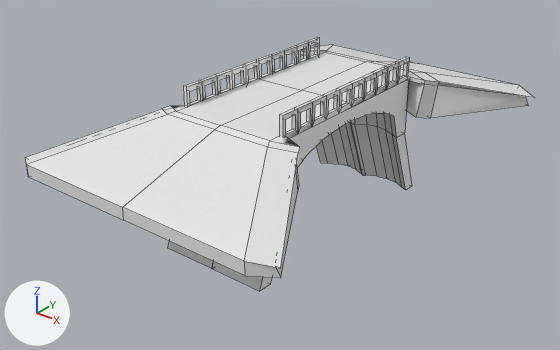
Before and after pictures for a commit that changed the FBX model Assets/Prefabs/Escenario/Puente.fbx.
Rendered twice from a camera (50 mm lens) standing at (58.7, -144.4, 38.2) and looking at (-1.1, -69.8, -8.1). Every picture has the same lights, and +X, +Y and +Z are marked at lower left. Mesh edges are drawn as thin lines. Where no turn or scale is listed for an object, it has been applied to the vertices. Vertices at the same position are counted once.

In view in the first picture: 'Puente'.
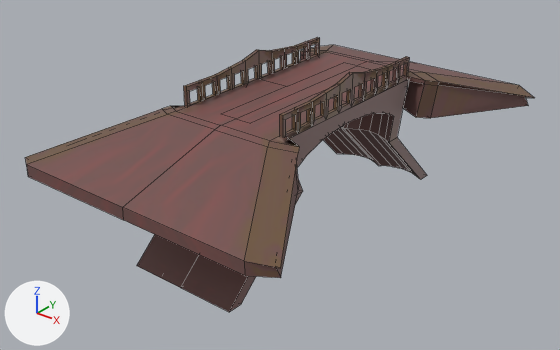
Where the newer file only moved an object's origin or applied its transform, the numbers keep the older frame.

Pixel boxes [x1, y1, x2, y2] of what changed, in the pictures (560 x 350 px):
'Puente', surface changed, reshaped (white to brown, 8% taller): before [25, 37, 534, 291]; after [25, 37, 534, 312]
part 1 of me_cube_004, built on: before [155, 45, 414, 291]; after [137, 45, 532, 312]
part 2 of me_cube_004, surface changed (white to brown): [25, 37, 534, 278] in both

The change, as a diff of the scene's bpy script:
```diff
--- a/Assets/Prefabs/Escenario/Puente.fbx.py
+++ b/Assets/Prefabs/Escenario/Puente.fbx.py
@@ img_basecolorpuente_png @@
+img_basecolorpuente_png = load_image('BaseColorPuente.png', 'Puente2.fbm/BaseColorPuente.png', 1024, 1024, 'sRGB')
@@ mat_materialpuente @@
 mat_materialpuente = principled_material('MaterialPuente')
-mat_materialpuente.base_color = (0.8, 0.8, 0.8)  # white #e7e7e7
+mat_materialpuente.texture = img_basecolorpuente_png  # with its transparency
@@ me_cube_004 @@
 # used by ob_puente; location = (0.0, -66.49, 3.5)
-me_cube_004.from_pydata(...)  # 727 vertices, 640 faces; spans x -20.5..20.5, y -31.4..31.8, z -18.7..2.6
+me_cube_004.from_pydata(...)  # 744 vertices, 666 faces; spans x -20.5..20.5, y -31.4..31.8, z -18.7..4.0
+# me_cube_004 part 1
+# 15 vertices are removed from x 0.0, y -16.6..31.8, z -18.7..0.0
+# 29 faces are deleted
+# 18 vertices in x -7.9..7.9, y 15.9..18.0, z -18.7 move by (0.0, 4.6, 0.0)
+# 18 vertices in x -7.9..7.9, y 12.0..14.3, z -8.7 move by (0.0, -2.1, 0.0)
+# 16 vertices in x -7.9..7.9, y -18.4..-16.3, z -18.7 move by (0.0, -5.5, 0.0)
+# 12 vertices in x -7.9..7.9, y -5.5..5.7, z 2.6 move by (0.0, 0.0, 0.3)
+# 12 vertices in x -7.9..7.9, y -2.7..2.9, z 2.6 move by (0.0, 0.0, 0.6)
+# 10 vertices in x -7.9..7.9, y -13.9..-12.4, z -9.1 move by (0.0, 2.5, 0.6)
+# 23 vertices move from x -7.9..7.9, y -15.0..0.1, z -9.1..2.6 to x -7.9..7.9, y -12.6..0.1, z -8.5..4.0
+# 24 vertices are added at x -2.4..2.4, y -22.1..14.2, z -18.7..0.0
+# 8 new vertices lie (2.4, 0.0, 0.0) away from vertices in x -2.4..0.0, y -13.2..13.2, z -1.0..0.0
+# 55 new faces join them
+# me_cube_004 part 2: 613 kept faces spanning x -20.5..20.5, y -31.4..31.8, z -18.7..4.0 get new texture (UV) coordinates
 me_cube_004.materials.append(mat_materialpuente)
```
